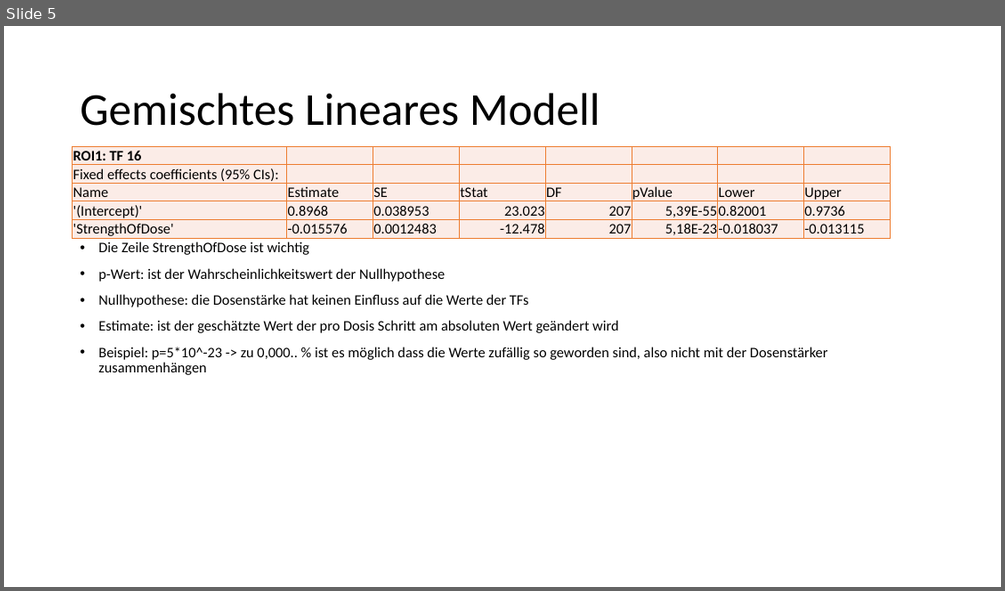
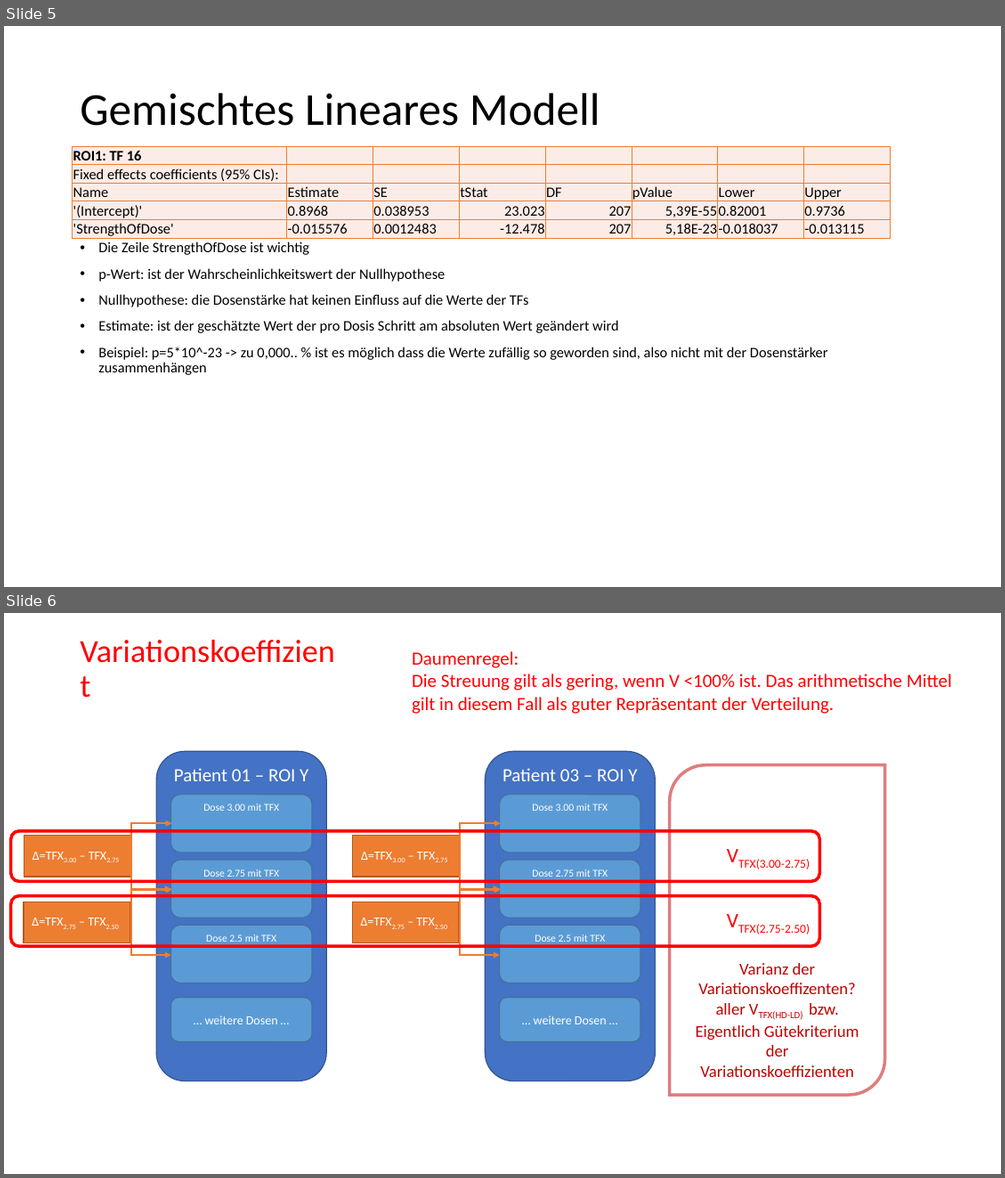
Before and after one commit to thomaskuestner/TAToolbox, a slide deck: Matthias/02-Patients3MBq/Was_wird_wie_getestet.pptx. Shown one above the other, each under a label of ours: slide 5 before the commit, slides 5 and 6 after it. The pictures are 1005x591 and 1005x1178 pixels, drawn with LibreOffice and Linux fonts; fonts in the diff are those of the drawing. Boxes give left, top, right and bottom in pixels: in the first picture for what was removed or moved away, otherwise in the second. Text is boxed around its words. In the diff, an @@ line names an element or a change of style, - is before the commit and + after.

Commit message:
Überlegung Variationskoeffizient

```diff
--- a/Matthias/02-Patients3MBq/Was_wird_wie_getestet.pptx
+++ b/Matthias/02-Patients3MBq/Was_wird_wie_getestet.pptx
@@ slide 6 added at bbox=[4, 613, 1001, 1174], background #FFFFFF @@
@@ title added at bbox=[73, 643, 353, 696], 31 pt, text #FF0000 @@
+Variationskoeffizient
@@ text added at bbox=[412, 651, 952, 714], 18 pt, text #FF0000 @@
+Daumenregel:
+Die Streuung gilt als gering, wenn V <100% ist. Das arithmetische Mittel
+gilt in diesem Fall als guter Repräsentant der Verteilung.
@@ round diag rect added at bbox=[670, 765, 885, 1094], outline #C00000 3 pt, 16 pt, text #C00000 @@
+Varianz der Variationskoeffizenten? aller VTFX(HD-LD) bzw. Eigentlich Gütekriterium der Variationskoeffizienten
@@ rounded rectangle added at bbox=[11, 831, 820, 881], outline #FF0000 3 pt, 20 pt, text #FF0000 @@
+VTFX(3.00-2.75)
@@ rounded rectangle added at bbox=[11, 896, 820, 946], outline #FF0000 3 pt, 20 pt, text #FF0000 @@
+VTFX(2.75-2.50)
@@ group added at bbox=[24, 751, 327, 1081]: 5 rounded rectangles, 2 rectangles, 2 elbow double arrows @@
+Patient 01 – ROI Y
+… weitere Dosen …
+Dose 3.00 mit TFX
+Dose 2.75 mit TFX
+Dose 2.5 mit TFX
+Δ=TFX3.00 – TFX2.75
+Δ=TFX2.75 – TFX2.50
@@ group added at bbox=[353, 751, 655, 1081]: 5 rounded rectangles, 2 rectangles, 2 elbow double arrows @@
+Patient 03 – ROI Y
+… weitere Dosen …
+Dose 3.00 mit TFX
+Dose 2.75 mit TFX
+Dose 2.5 mit TFX
+Δ=TFX3.00 – TFX2.75
+Δ=TFX2.75 – TFX2.50
```
